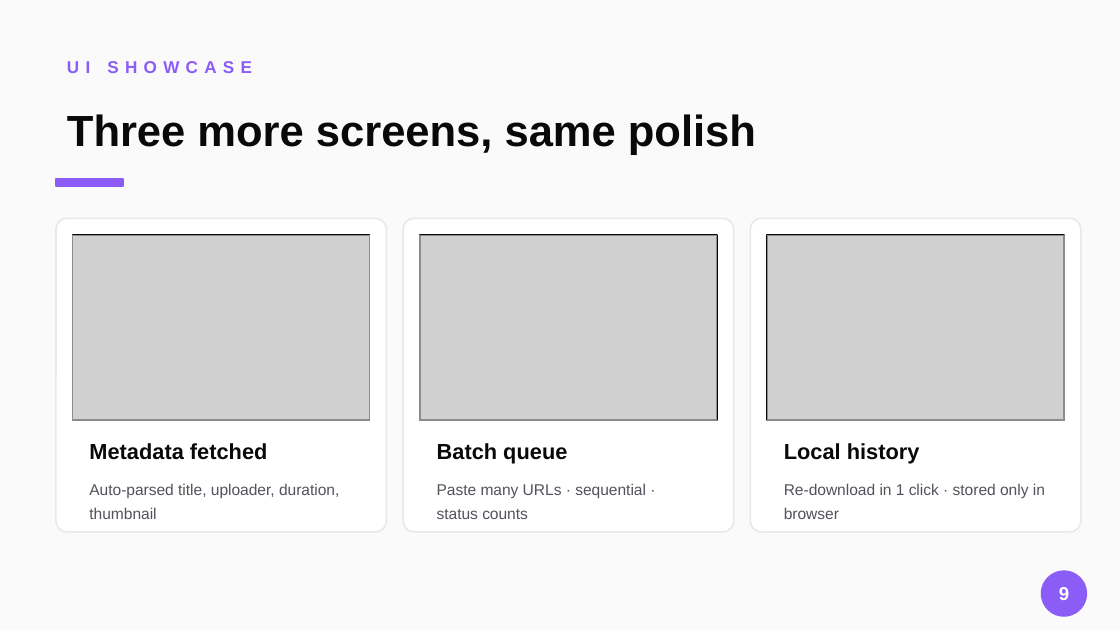
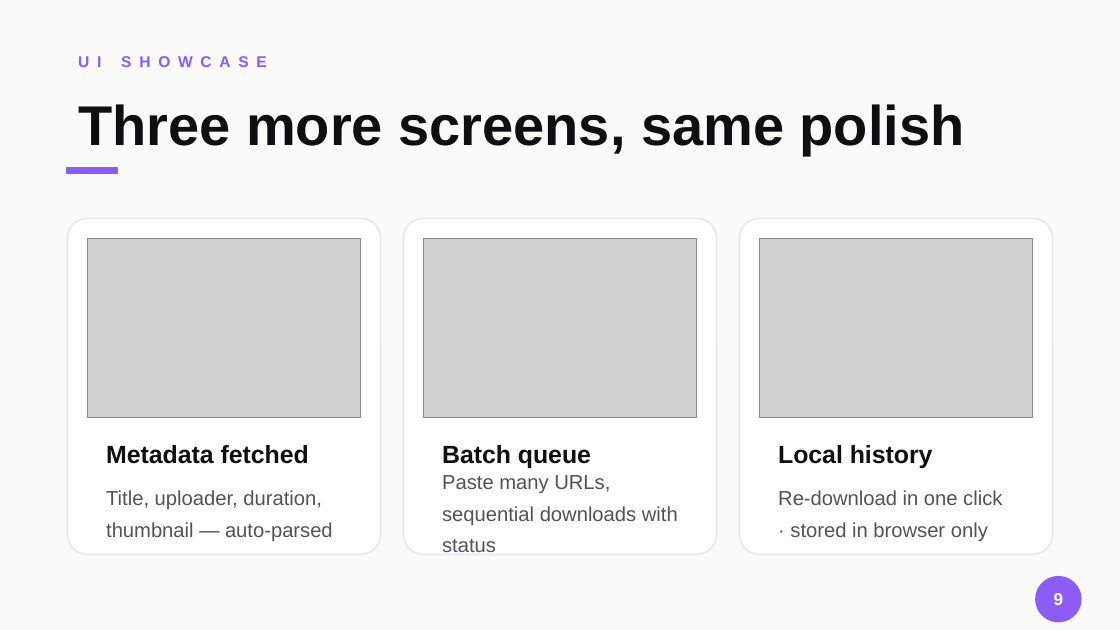
Before and after one commit to hellogunawan99/music-mate, a slide deck: slide 9 of docs/deck/output/music-mate.pptx. Drawn at 1120x630 pixels with LibreOffice and Linux fonts; fonts in the diff are those of the drawing; grey boxes stand for pictures. Boxes give left, top, right and bottom in pixels: in the first picture for what was removed or moved away, otherwise in the second. Text is boxed around its words. In the diff, an @@ line names an element or a change of style, - is before the commit and + after.

Commit message:
Aesthetic redesign of deck: shared design tokens, tighter layouts
Before: 43 shapes on the architecture slide alone, mixed type sizes
(9-80pt), inconsistent corner radii, decorative shapes competing
with content. Felt busy and unprofessional.

After: Rounded & Spacious style consistently applied across all slides.

New shared module: docs/deck/tokens.js
  - THEME: 5 contract colors (primary, secondary, accent, light, bg)
  - EX: extended neutrals (surface, line, inkSubtle, accentSoft)
  - TYPE: 6-size type scale (display 64 → caption 10)
  - SP: spacing tokens (pageMargin 0.6, cardPadding 0.3, etc.)
  - Helpers: addHeader, addPageBadge, addCard, addTagPill

Per-slide changes:
  - Cover: removed bg-color blocks, kept just one accent bar + mark
  - Agenda: vertical 2-col layout with generous 0.65 row height
  - Problem: equal-width cards (2.73in each), consistent inner padding
  - Solution: hero quote band + 2x2 pillar grid (was 4-col cramped)
  - Tech stack: 3 horizontal layer rows, pill items aligned to baseline
  - Architecture: VERTICAL flow with connector lines (was horizontal
    with 43 shapes); now 29 shapes, cleaner hierarchy
  - Features: 2x3 grid, single tag pill, single title, single body
  - 3D scene: image 60% width, side panel with bullet list
  - UI showcase: 3 image cards with consistent framing
  - Deployment: 3-step cards with dark code blocks
  - Closing: mirrors cover, brand mark + accent bar

Type scale locked to 6 sizes (was 13 different sizes). Corner radii
locked to 0.18-0.2in.

```diff
--- a/docs/deck/output/music-mate.pptx
+++ b/docs/deck/output/music-mate.pptx
@@ text "UI SHOWCASE": place and size @@
-text "UI SHOWCASE" at [67,61,251,73]
+text "UI SHOWCASE" at [67,45,1075,78]
@@ text "UI SHOWCASE" at [67,45,1075,78]: size 11 to 10 pt, letter spacing 4 to 5 pt @@
@@ text "Three more screens, same polish": place and size @@
-text "Three more screens, same polish" at [67,114,756,155]
+text "Three more screens, same polish" at [78,104,965,155]
@@ text "Three more screens, same polish" at [78,104,965,155]: size 28 to 36 pt, text colour #09090B to #0F0F12 @@
@@ rectangle: place and size @@
-rectangle at [56,179,123,186]
+rectangle at [67,168,118,174]
@@ rounded rectangle: place and size @@
-rounded rectangle at [56,218,386,532]
+rounded rectangle at [67,218,381,554]
@@ rectangle removed at [73,235,370,420] @@
@@ picture: place and size @@
-picture at [73,235,370,420]
+picture at [87,239,361,418]
@@ rounded rectangle: place and size @@
-rounded rectangle at [403,218,734,532]
+rounded rectangle at [403,218,717,554]
@@ rectangle removed at [420,235,717,420] @@
@@ picture: place and size @@
-picture at [420,235,717,420]
+picture at [423,239,697,418]
@@ proportions changed in 3 elements at [67,218,381,554], [403,218,717,554], [739,218,1053,554] @@
@@ rounded rectangle: place and size @@
-rounded rectangle at [750,218,1081,532]
+rounded rectangle at [739,218,1053,554]
@@ picture: place and size @@
-picture at [767,235,1064,420]
+picture at [759,239,1033,418]
@@ rectangle removed at [767,235,1064,420] @@
@@ text "Metadata fetched": place and size @@
-text "Metadata fetched" at [89,443,268,460]
+text "Metadata fetched" at [106,445,309,464]
@@ size 14 to 16 pt, text colour #09090B to #0F0F12 in 3 elements at [106,445,309,464], [442,445,591,468], [778,445,933,468] @@
@@ text at [442,475,678,552]: text changed; size 10 to 13 pt @@
-Paste many URLs · sequential · status counts
+Paste many URLs, sequential downloads with status
@@ text at [106,490,333,541]: text changed; size 10 to 13 pt @@
-Auto-parsed title, uploader, duration, thumbnail
+Title, uploader, duration, thumbnail — auto-parsed
@@ text at [778,490,1002,541]: text changed; size 10 to 13 pt @@
-Re-download in 1 click · stored only in browser
+Re-download in one click · stored in browser only
@@ text "9" at [1054,593,1064,605]: size 12 to 11 pt @@
@@ ellipse: place and size @@
-ellipse at [1042,571,1086,616]
+ellipse at [1036,577,1081,622]
```
Also in this commit, not shown: 10 other slides changed, 13 other files.
